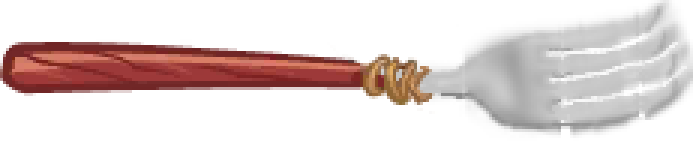
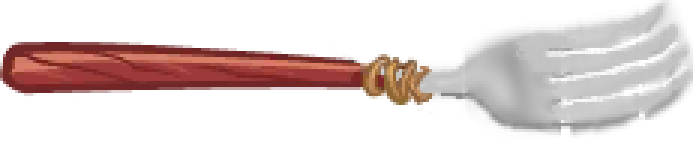
Layered file, before and after one edit (693x144). Changes by layer:
painted on "Pasted Layer copy #2" over <box>513,6,690,108</box>
